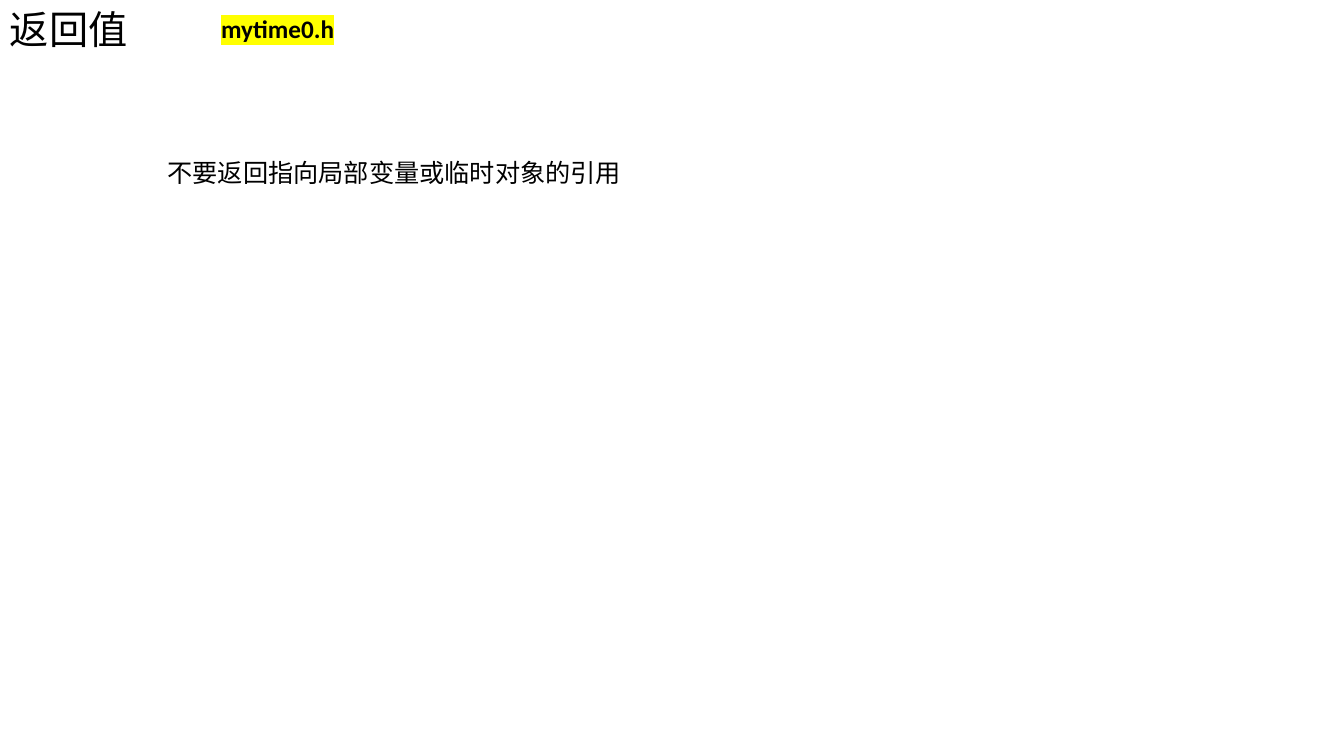
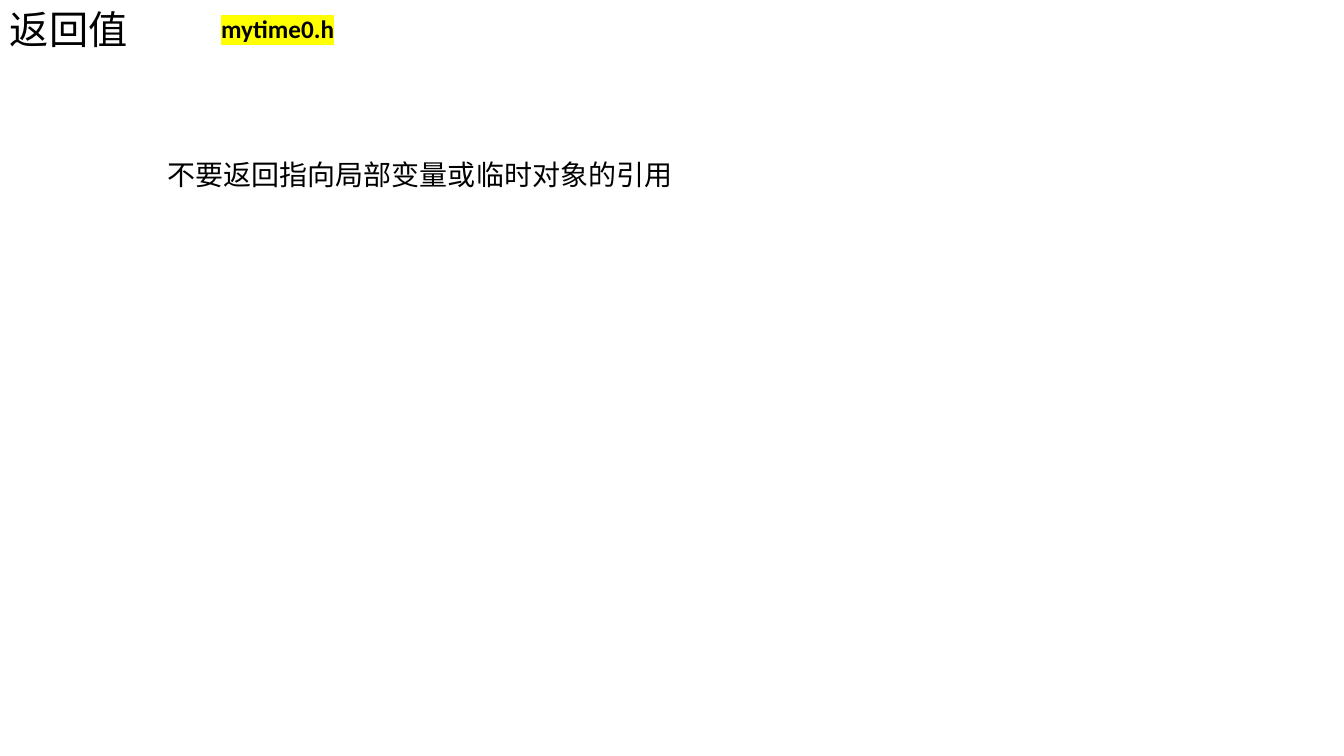
Before and after one commit to Chao200/CPP_Primer_Plus, a slide deck: slide 59 of C++ Primer Plus.pptx. Drawn at 1344x756 pixels with LibreOffice and Linux fonts; fonts in the diff are those of the drawing. Boxes give left, top, right and bottom in pixels: in the first picture for what was removed or moved away, otherwise in the second. Text is boxed around its words. In the diff, an @@ line names an element or a change of style, - is before the commit and + after.

Commit message:
add PPT

```diff
--- a/C++ Primer Plus.pptx
+++ b/C++ Primer Plus.pptx
@@ text "不要返回指向局部变量或临时对象的引用" at (168,161,673,188): size 18 to 20 pt, font Calibri to Noto Sans CJK SC @@
```
Also in this commit, not shown: 17 slides added.
